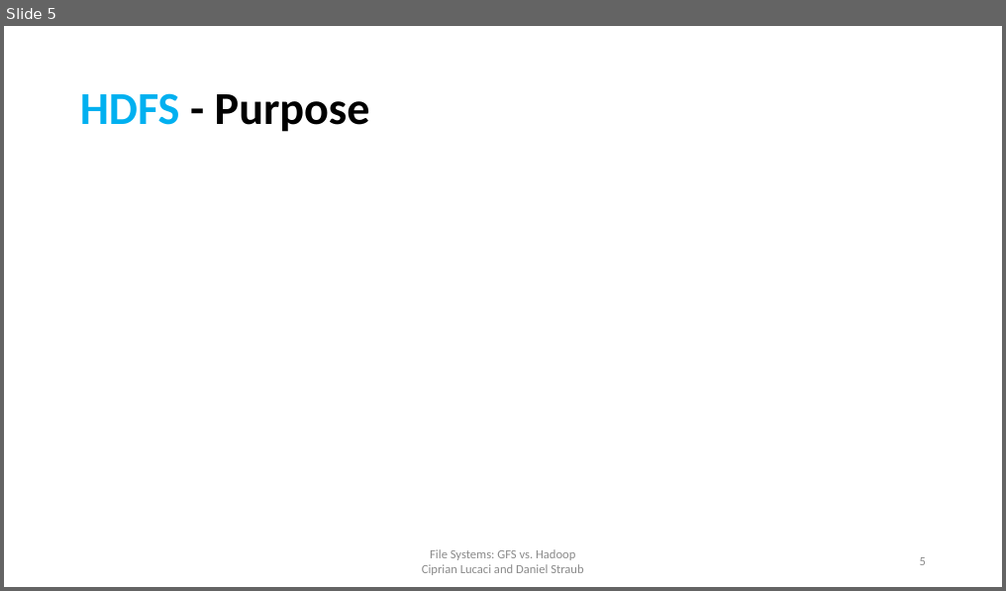
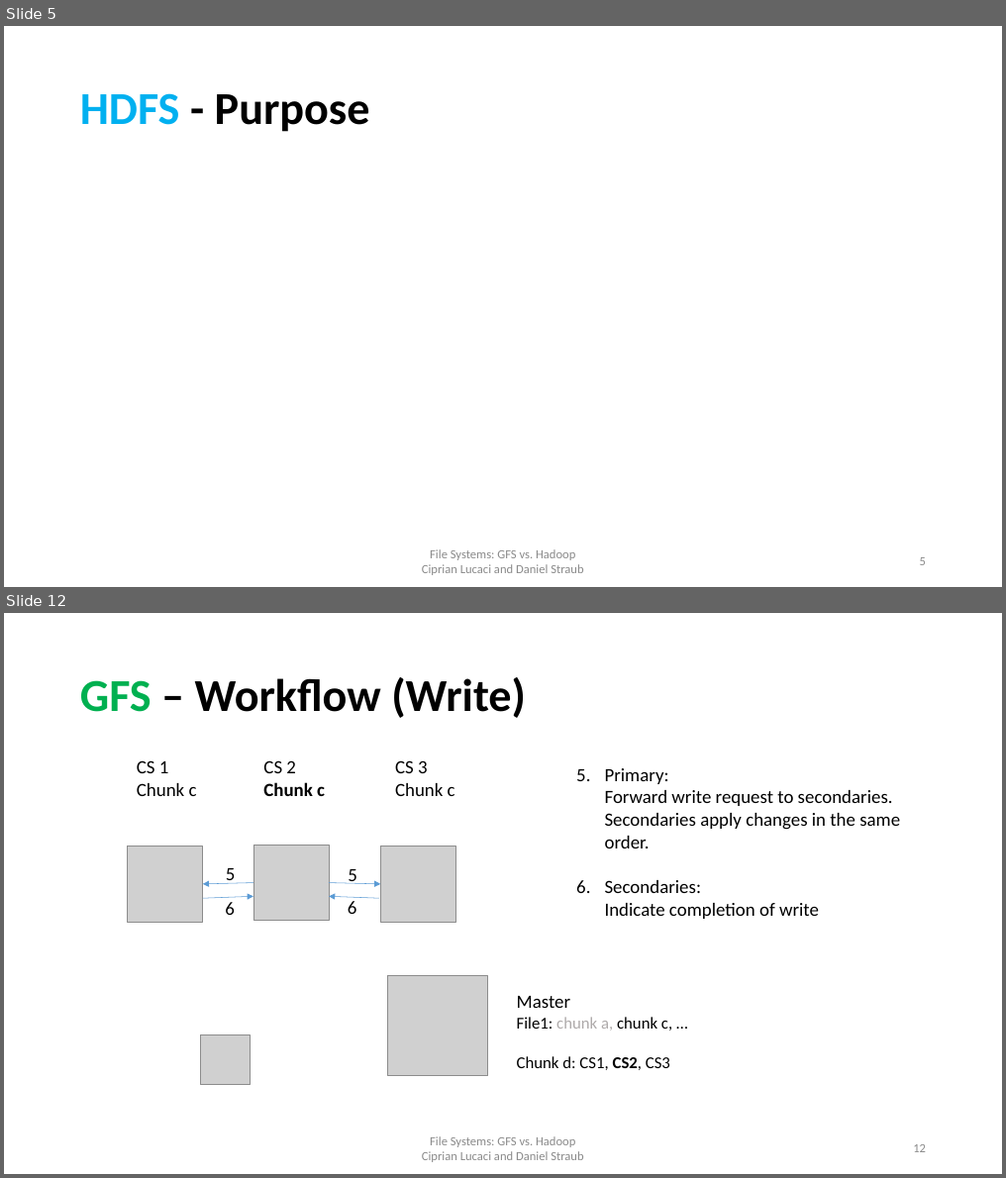
Before and after one commit to cipri7329/ss15-seminar, a slide deck: Presentation/DistributedFileSystems_Daniel.pptx. Shown one above the other, each under a label of ours: slide 5 before the commit, slides 5 and 12 after it; the slides between them are not shown. The pictures are 1006x591 and 1006x1178 pixels, drawn with LibreOffice and Linux fonts; fonts in the diff are those of the drawing; grey boxes stand for pictures; background and template pictures are left out. Boxes give left, top, right and bottom in pixels: in the first picture for what was removed or moved away, otherwise in the second. Text is boxed around its words. In the diff, an @@ line names an element or a change of style, - is before the commit and + after.

Commit message:
Presentation Daniel

```diff
--- a/Presentation/DistributedFileSystems_Daniel.pptx
+++ b/Presentation/DistributedFileSystems_Daniel.pptx
@@ slide 12 added at bbox=[4, 613, 1002, 1174], background #FFFFFF @@
@@ title added at bbox=[80, 677, 526, 718], 44 pt, text #000000, bold @@
+GFS – Workflow (Write)
@@ text added at bbox=[137, 761, 197, 796], 18 pt, text #000000 @@
+CS 1
+Chunk c
@@ text added at bbox=[263, 761, 325, 796], 18 pt, text #000000, bold @@
+CS 2
+Chunk c
@@ text added at bbox=[395, 761, 455, 796], 18 pt, text #000000 @@
+CS 3
+Chunk c
@@ text added at bbox=[605, 768, 900, 919], 18 pt, text #000000 @@
+5. Primary:
+   Forward write request to secondaries.
+   Secondaries apply changes in the same order.
+6. Secondaries:
+   Indicate completion of write
@@ picture added at bbox=[128, 847, 203, 922] @@
@@ picture added at bbox=[253, 845, 329, 921] @@
@@ picture added at bbox=[380, 847, 456, 922] @@
@@ text added at bbox=[226, 868, 236, 884], 18 pt, text #000000 @@
+5
@@ text added at bbox=[348, 869, 357, 884], 18 pt, text #000000 @@
+5
@@ arrow added from (253, 883) to (203, 884), #5B9BD5 0.5 pt @@
@@ arrow added from (203, 898) to (253, 897), #5B9BD5 0.5 pt @@
@@ text added at bbox=[225, 902, 235, 915], 18 pt, text #000000 @@
+6
@@ arrow added from (329, 883) to (380, 884), #5B9BD5 0.5 pt @@
@@ arrow added from (380, 898) to (329, 897), #5B9BD5 0.5 pt @@
@@ text added at bbox=[348, 901, 357, 914], 18 pt, text #000000 @@
+6
@@ picture added at bbox=[388, 976, 488, 1076] @@
@@ text added at bbox=[517, 996, 672, 1070], 16 pt, text #000000 @@
+Master
+File1: chunk a, chunk c, …
+Chunk d: CS1, CS2, CS3
@@ picture added at bbox=[200, 1035, 251, 1085] @@
@@ text added at bbox=[422, 1137, 583, 1162], 12 pt, text #8C8C8C @@
+File Systems: GFS vs. Hadoop
+Ciprian Lucaci and Daniel Straub
@@ page number added at bbox=[913, 1145, 926, 1153], 12 pt, text #8C8C8C @@
+12
```
Also in this commit, not shown: 7 slides changed, 7 other slides added.
